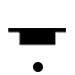
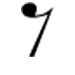
Layer changes from the first 75 x 75 image to the second:
hid "Ellipse 1" over (33, 62, 43, 72)
hid "w" over (8, 28, 66, 46)
showed "e" over (21, 2, 54, 57)
